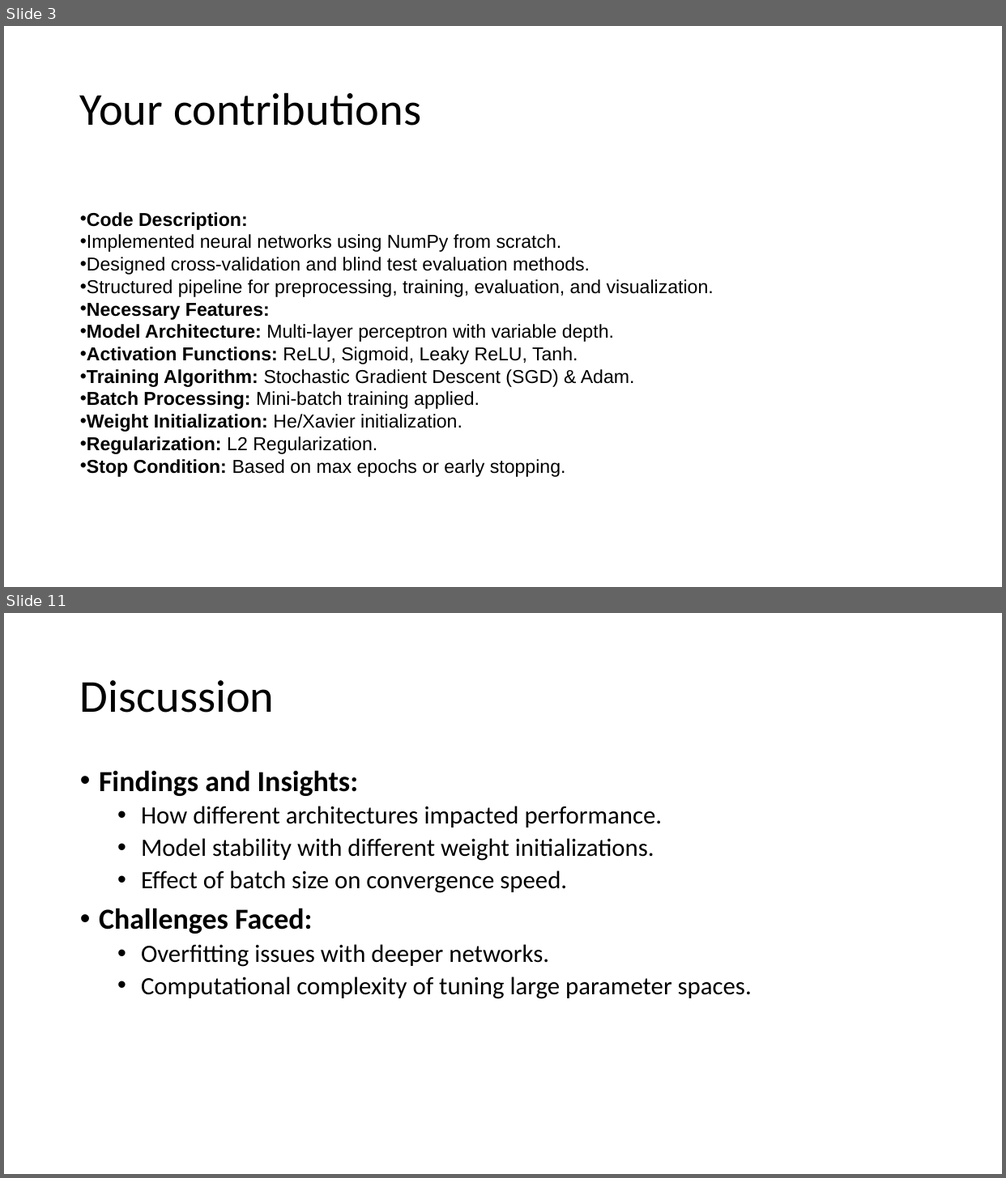
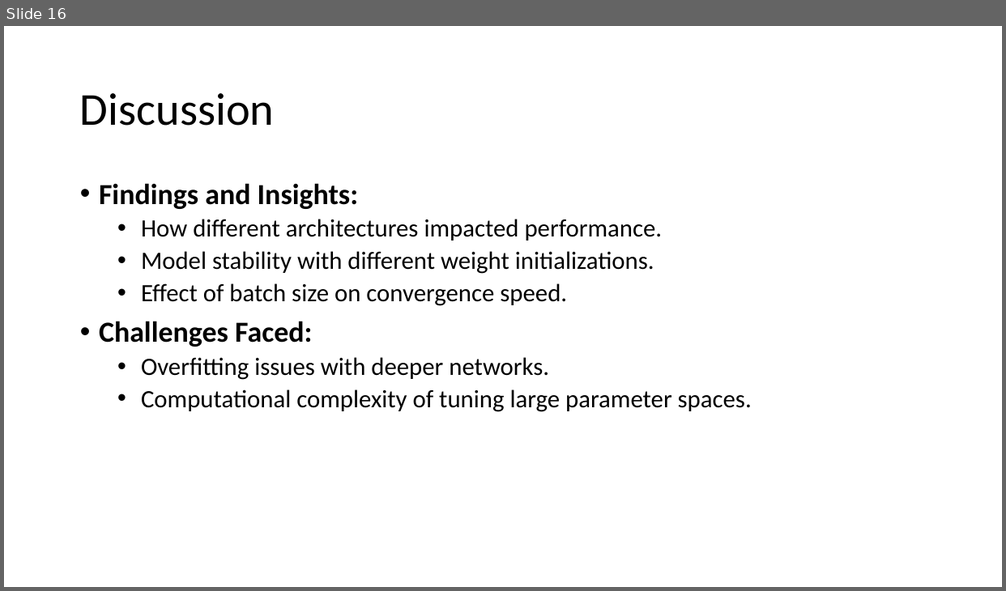
Before and after one commit to Tsion-Ketema/Machine_learning_project_2024, a slide deck: report_slide.pptx. Shown one above the other, each under a label of ours: slides 3 and 11 before the commit, slide 16 after it; the slides between them are not shown. The pictures are 1006x1178 and 1006x591 pixels, drawn with LibreOffice and Linux fonts; fonts in the diff are those of the drawing. Boxes give left, top, right and bottom in pixels: in the first picture for what was removed or moved away, otherwise in the second. Text is boxed around its words. In the diff, an @@ line names an element or a change of style, - is before the commit and + after.

```diff
--- a/report_slide.pptx
+++ b/report_slide.pptx
@@ slide 3 removed at [4, 26, 1002, 587], background #FFFFFF @@
@@ title removed at [80, 92, 421, 126] @@
-Your contributions
@@ text removed at [80, 212, 714, 477] @@
-• Code Description:
-• Implemented neural networks using NumPy from scratch.
-• Designed cross-validation and blind test evaluation methods.
-• Structured pipeline for preprocessing, training, evaluation, and visualization.
-• Necessary Features:
-• Model Architecture: Multi-layer perceptron with variable depth.
-• Activation Functions: ReLU, Sigmoid, Leaky ReLU, Tanh.
-• Training Algorithm: Stochastic Gradient Descent (SGD) & Adam.
-• Batch Processing: Mini-batch training applied.
-• Weight Initialization: He/Xavier initialization.
-• Regularization: L2 Regularization.
-• Stop Condition: Based on max epochs or early stopping.
@@ what was slide 11 is now slide 16 @@
```
Also in this commit, not shown: 8 slides changed, 8 slides added, 2 other slides removed, 56 other files.
